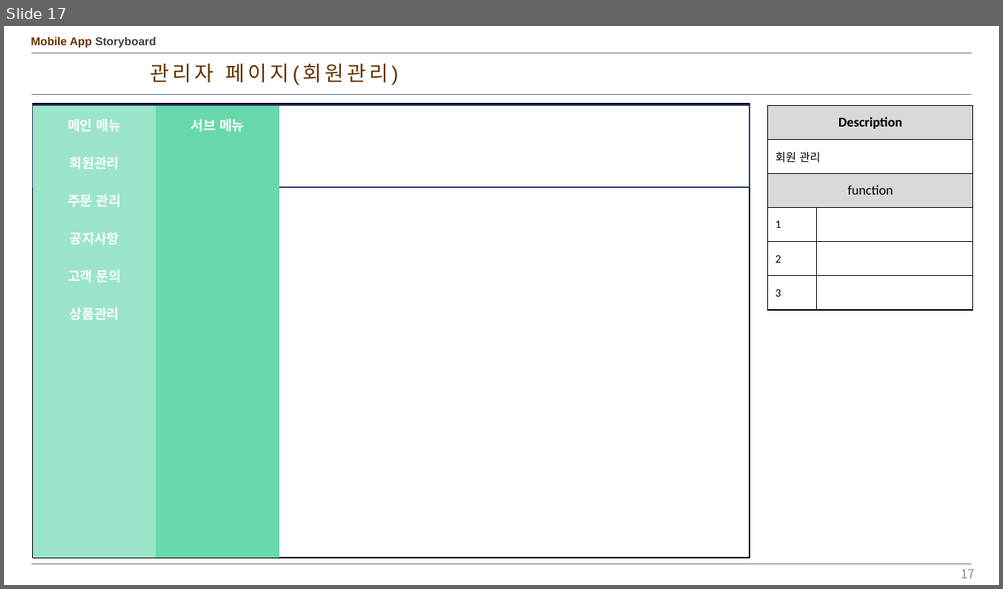
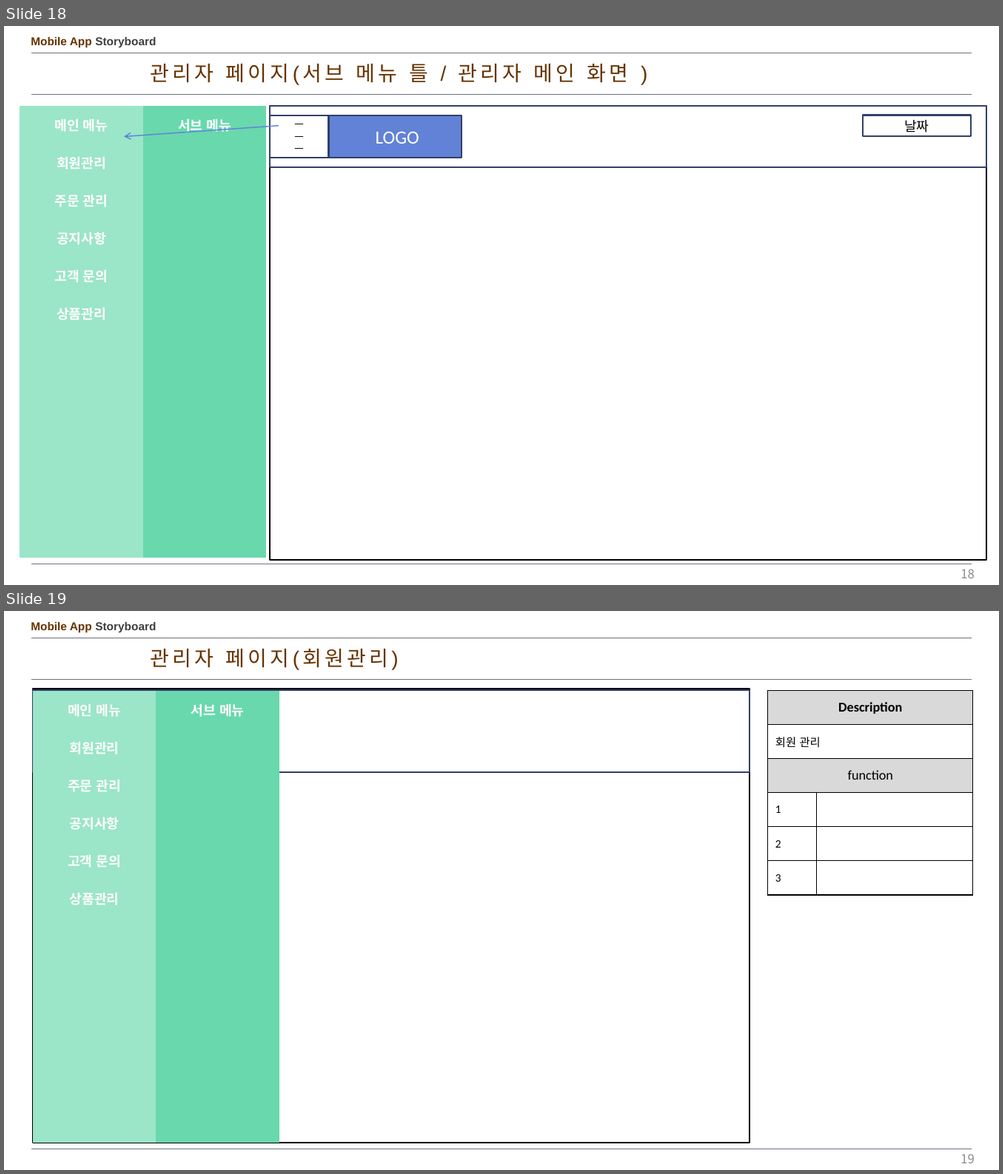
Before and after one commit to kangheechoul/document, a slide deck: 프레젠테이션 1.pptx. Shown one above the other, each under a label of ours: slide 17 before the commit, slides 18 and 19 after it. The pictures are 1003x589 and 1003x1174 pixels, drawn with LibreOffice and Linux fonts; fonts in the diff are those of the drawing. Boxes give left, top, right and bottom in pixels: in the first picture for what was removed or moved away, otherwise in the second. Text is boxed around its words. In the diff, an @@ line names an element or a change of style, - is before the commit and + after.

Commit message:
0601 관리자 페이지 수정

```diff
--- a/프레젠테이션 1.pptx
+++ b/프레젠테이션 1.pptx
@@ slide 18 added at box(4, 26, 999, 585), background #FFFFFF; not listed: 4 template elements that a slide beside it also shows @@
@@ text added at box(151, 63, 629, 83), 20 pt, text #663300 @@
+관리자 페이지(서브 메뉴 틀 / 관리자 메인 화면 )
@@ table added at box(20, 106, 143, 558), 12 rows, 2 columns @@
+메인 메뉴 | 
+회원관리 | 
+주문 관리 | 
+공지사항 | 
+고객 문의 | 
+상품관리 | 
+ | 
+ | 
+ | 
+ | 
+ | 
+ | 
@@ table added at box(143, 106, 266, 558), 12 rows, 2 columns @@
+서브 메뉴 | 
+ | 
+ | 
+ | 
+ | 
+ | 
+ | 
+ | 
+ | 
+ | 
+ | 
+ | 
@@ rectangle added at box(270, 106, 987, 560), fill #FFFFFF, outline #000000 1.5 pt @@
@@ rectangle added at box(270, 106, 987, 167), fill #FFFFFF, outline #30416A 1.5 pt @@
@@ arrow added from (279, 126) to (124, 136), #5E81D9 1 pt @@
@@ rectangle added at box(270, 116, 329, 158), fill #FFFFFF, outline #30416A 1.5 pt, 10 pt, text #000000 @@
+ㅡ
+ㅡ
+ㅡ
@@ rectangle added at box(329, 116, 461, 158), fill #6182D6, outline #30416A 1.5 pt, 18 pt, text #FFFFFF @@
+LOGO
@@ rectangle added at box(862, 116, 970, 136), fill #FFFFFF, outline #30416A 1.5 pt, 13 pt, text #000000 @@
+날짜
@@ page number added at box(960, 569, 974, 579), 12 pt, text #8C8C8C @@
+18
@@ what was slide 17 is now slide 19 @@
@@ page number at box(960, 1154, 974, 1164): text changed @@
-17
+19
```
Also in this commit, not shown: 1 slide changed, 1 other slide added.
